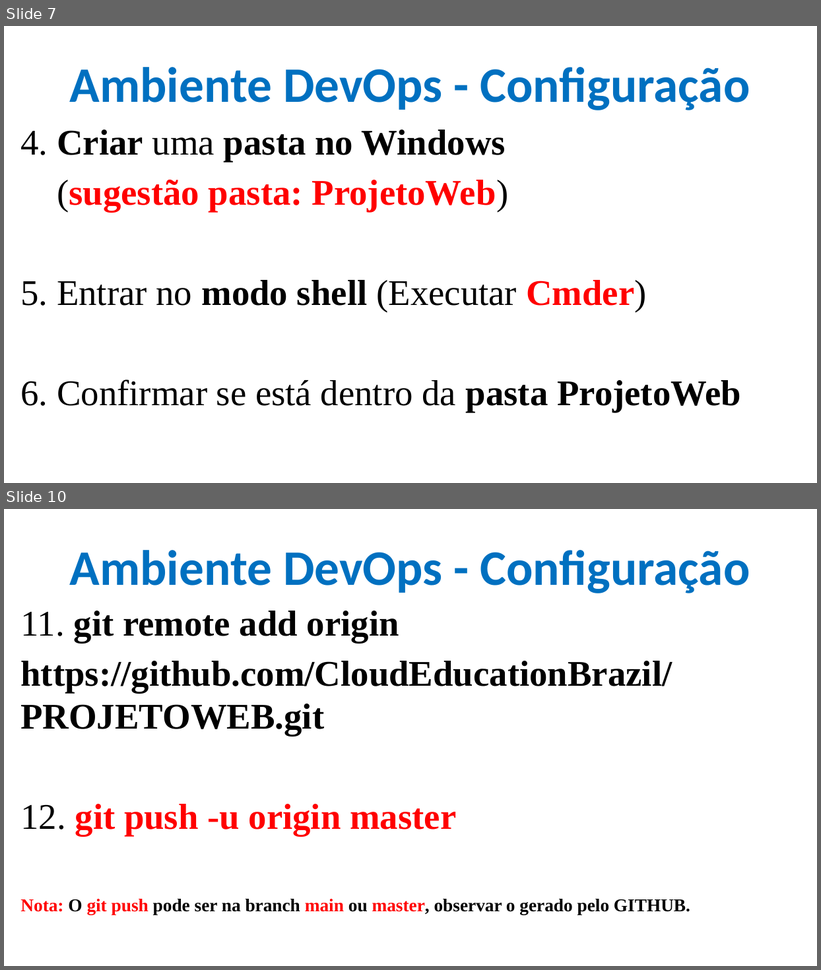
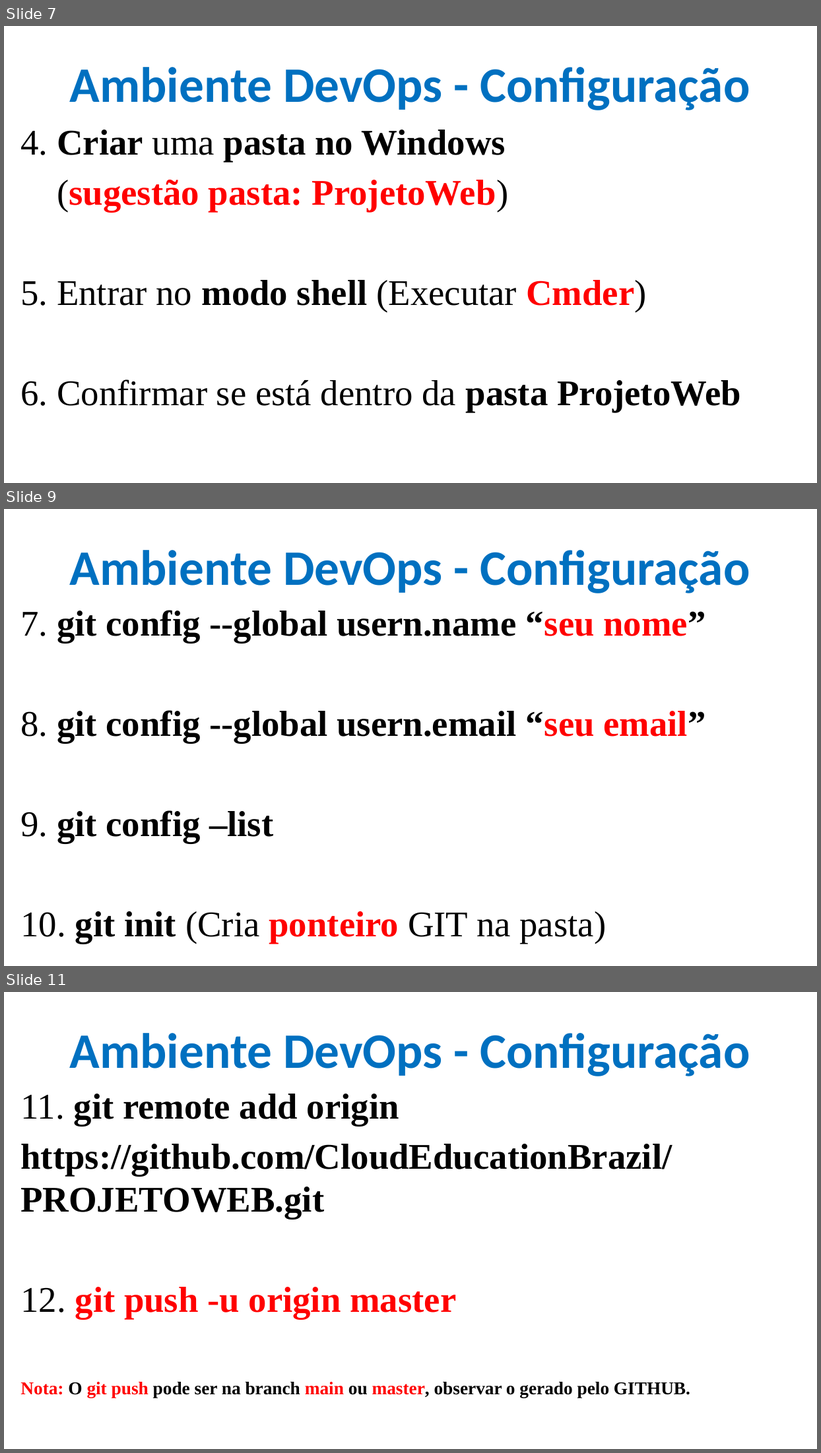
Before and after one commit to CloudEducationBrazil/WydenDesenvolvimentoWebPHP, a slide deck: 01 Classes/Aula 02, 03, 04 Desenvolvimento Web Caracterização - HTML.pptx. Shown one above the other, each under a label of ours: slides 7 and 10 before the commit, slides 7, 9 and 11 after it; the slides between them are not shown. The pictures are 821x970 and 821x1453 pixels, drawn with LibreOffice and Linux fonts; fonts in the diff are those of the drawing; background and template pictures are left out. Boxes give left, top, right and bottom in pixels: in the first picture for what was removed or moved away, otherwise in the second. Text is boxed around its words. In the diff, an @@ line names an element or a change of style, - is before the commit and + after.

```diff
--- a/01 Classes/Aula 02, 03, 04 Desenvolvimento Web Caracterização - HTML.pptx
+++ b/01 Classes/Aula 02, 03, 04 Desenvolvimento Web Caracterização - HTML.pptx
@@ slide 9 added at (x1=4, y1=509, x2=817, y2=966), background picture (left out) @@
@@ title added at (x1=70, y1=550, x2=750, y2=593), 44 pt, text #0070C0, bold @@
+Ambiente DevOps - Configuração
@@ text added at (x1=20, y1=610, x2=706, y2=943), 32 pt, text #000000, bold @@
+7. git config --global usern.name “seu nome”
+8. git config --global usern.email “seu email”
+9. git config –list
+10. git init (Cria ponteiro GIT na pasta)
@@ what was slide 10 is now slide 11 @@
```
Also in this commit, not shown: 2 slides changed, 1 other file.
